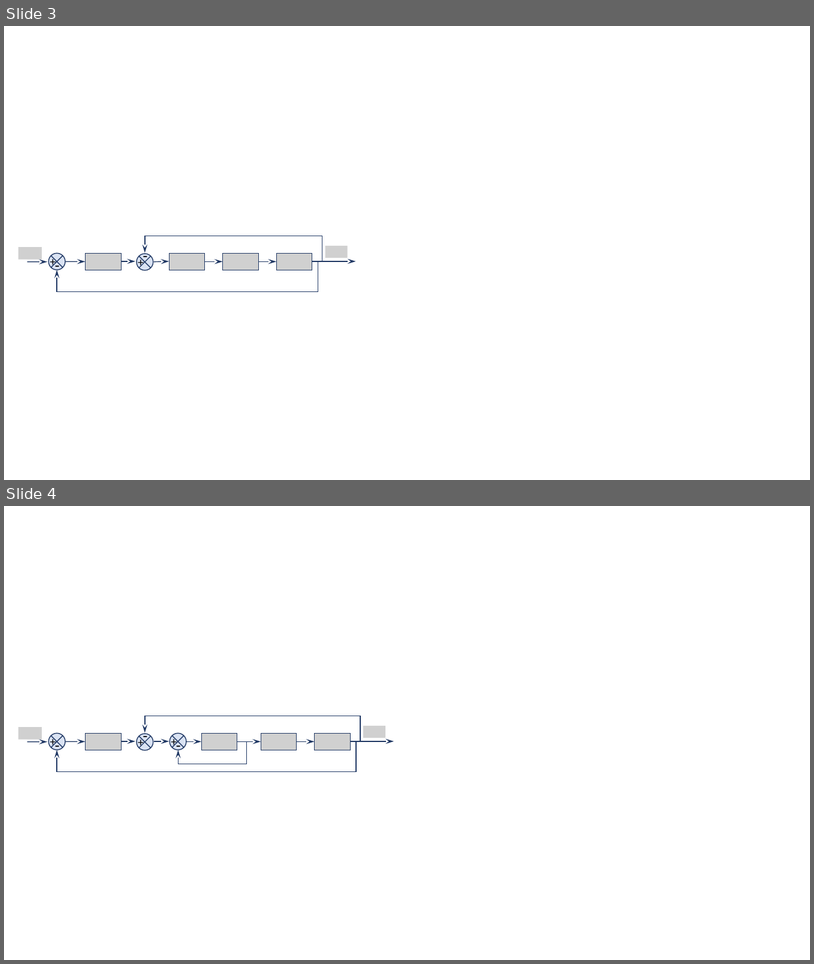
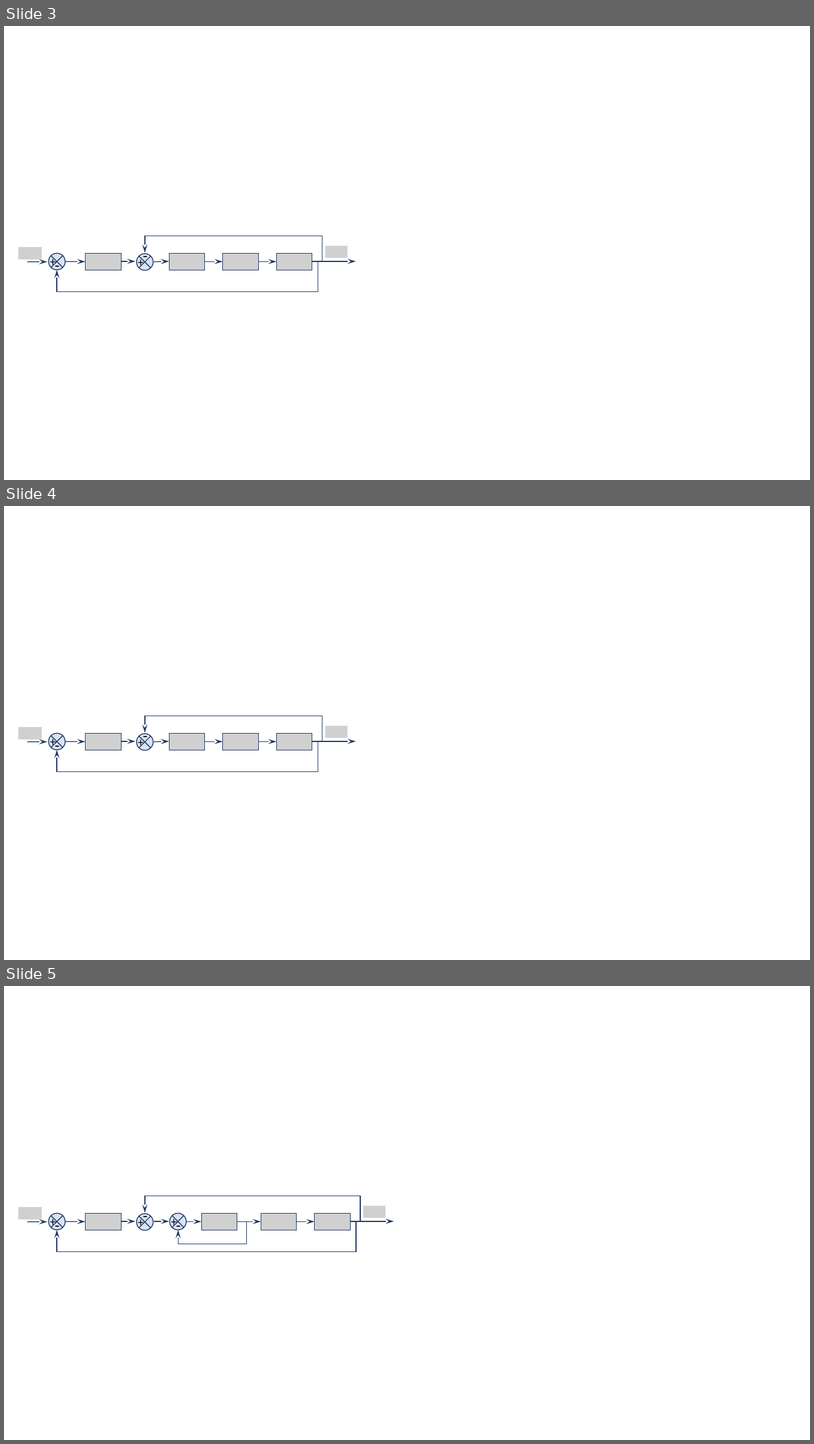
Before and after one commit to xpessoles/Cy_01_PSI_ModelisationLinNonLin, a slide deck: QCM/QCM_04_BO_BF/images/Figures.pptx. Shown one above the other, each under a label of ours: slides 3 and 4 before the commit, slides 3, 4 and 5 after it. The pictures are 814x964 and 814x1444 pixels, drawn with LibreOffice and Linux fonts; fonts in the diff are those of the drawing; grey boxes stand for pictures. Boxes give left, top, right and bottom in pixels: in the first picture for what was removed or moved away, otherwise in the second. Text is boxed around its words. In the diff, an @@ line names an element or a change of style, - is before the commit and + after.

```diff
--- a/QCM/QCM_04_BO_BF/images/Figures.pptx
+++ b/QCM/QCM_04_BO_BF/images/Figures.pptx
@@ slide 4 added at bbox=[4, 506, 810, 960], background #FFFFFF @@
@@ arrow added from (145, 716) to (145, 733), #203864 1 pt @@
@@ line added from (323, 716) to (145, 716), #203864 1 pt @@
@@ line added from (323, 741) to (323, 716), #203864 1 pt @@
@@ picture added at bbox=[18, 727, 42, 739] @@
@@ text added at bbox=[44, 731, 60, 751], 14 pt, text #000000 @@
++
@@ flow chart summing junction added at bbox=[49, 733, 66, 750], fill #DAE3F3, outline #203864 1 pt @@
@@ text added at bbox=[49, 733, 65, 757], 18 pt, text #000000 @@
+-
@@ picture added at bbox=[86, 733, 122, 750] @@
@@ text added at bbox=[132, 732, 148, 752], 14 pt, text #000000 @@
++
@@ flow chart summing junction added at bbox=[137, 733, 153, 750], fill #DAE3F3, outline #203864 1 pt @@
@@ text added at bbox=[137, 723, 153, 747], 18 pt, text #000000 @@
+-
@@ picture added at bbox=[169, 733, 205, 750] @@
@@ picture added at bbox=[223, 733, 258, 750] @@
@@ picture added at bbox=[277, 733, 312, 750] @@
@@ picture added at bbox=[325, 726, 348, 738] @@
@@ arrow added from (27, 742) to (48, 742), #203864 1 pt @@
@@ arrow added from (57, 772) to (57, 750), #203864 1 pt @@
@@ arrow added from (65, 741) to (86, 741), #203864 1 pt @@
@@ arrow added from (122, 741) to (135, 741), #203864 1 pt @@
@@ arrow added from (154, 742) to (169, 741), #203864 1 pt @@
@@ arrow added from (205, 741) to (223, 741), #203864 1 pt @@
@@ arrow added from (258, 741) to (277, 741), #203864 1 pt @@
@@ arrow added from (312, 741) to (356, 741), #203864 1 pt @@
@@ line added from (318, 772) to (318, 741), #203864 1 pt @@
@@ line added from (57, 772) to (318, 772), #203864 1 pt @@
@@ what was slide 4 is now slide 5 @@
```
Also in this commit, not shown: 3 other slides added.
